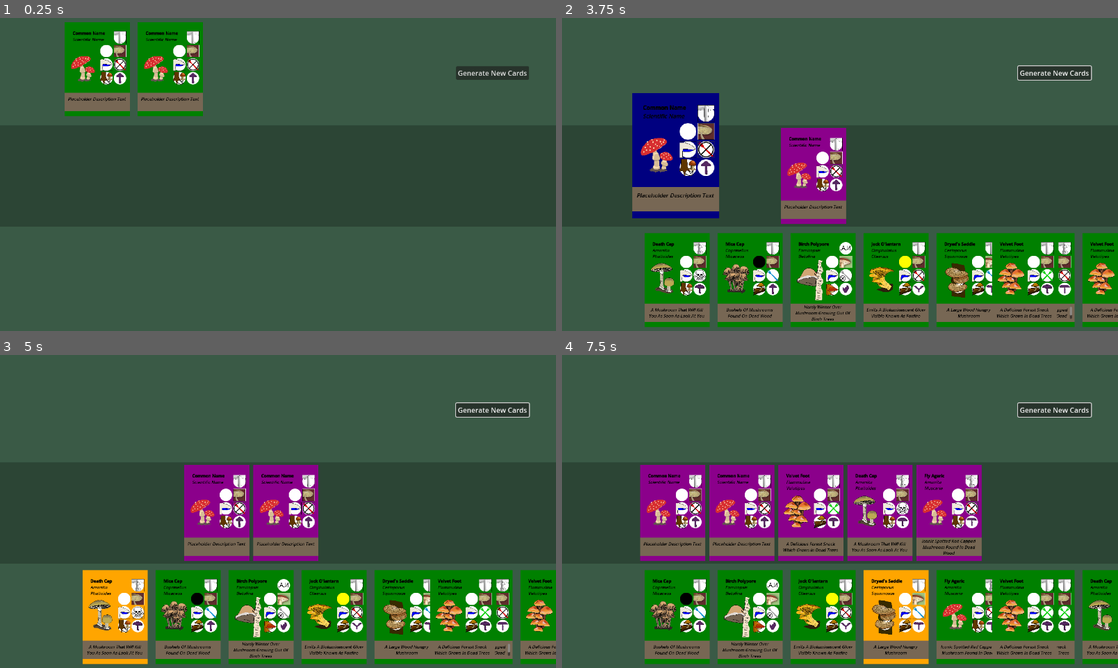
Above: before the commit, frames 1-4 (two rows, left to right).
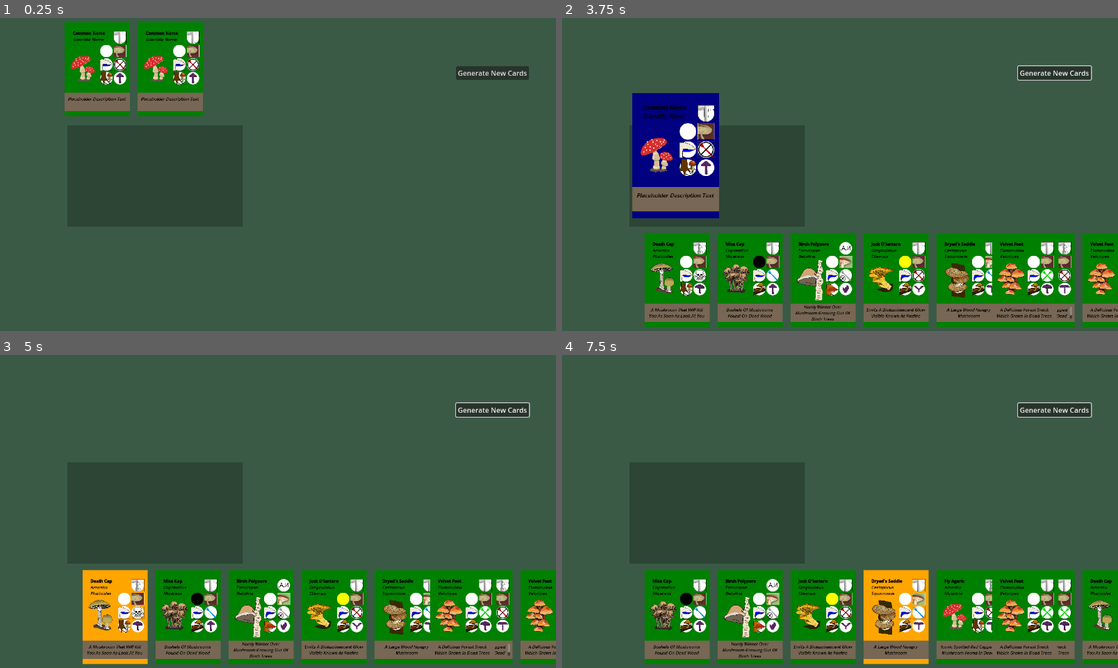
Above: after the commit, the same moments.

Repository: cyschneck/enoki-dokie
Game: Godot game, scene res://scenes/main.tscn
Two runs of this game, one before a commit and one after it. Both use one fixed random seed, a clock stepped at 60 frames per second and the inputs below.
Inputs (mouse positions are in pixels of both pictures, inside the frame that each line leads up to):
- Up to frame 1 (0.25 s): no input
- Up to frame 2 (3.75 s): click "Generate New Cards" at 0.5 s; click "Generate New Cards" at 1.25 s; click "Generate New Cards" at 2 s; tap Enter at 2.75 s; drag from (662, 68) to (678, 284) at 2.77 s; tap Space at 3.5 s; drag from (662, 68) to (678, 284) at 3.52 s
- Up to frame 3 (5 s): tap Enter at 4.25 s; move the mouse to (116, 617) at 4.27 s; press the mouse at (116, 617) at 4.28 s; right-click (116, 617) at 4.55 s
- Up to frame 4 (7.5 s): release the mouse at (678, 617) at 5 s; tap Space at 5, 6.5 s; drag from (751, 617) to (967, 621) at 5.02 s; tap Enter at 5.75 s; drag from (751, 617) to (1040, 621) at 5.77 s; drag from (823, 617) to (1040, 621) at 6.52 s; move the mouse to (895, 617) at 7.27 s; press the mouse at (895, 617) at 7.28 s

The runs differ from the first frame. In frame 2, 3.6% of the frame differs, in the area x 39-52%, y 35-66%; in frame 3, 7.2%; in frame 4, 18%, in the area x 14-76%, y 35-66%.

Commit message:
shrink slot bar to single box

Diff:
--- a/enoki-dokie/scenes/main.tscn
+++ b/enoki-dokie/scenes/main.tscn
@@ -8,7 +8,7 @@
 [ext_resource type="Script" uid="uid://54oybusilf0g" path="res://scripts/hand_cards.gd" id="3_dhn5e"]
 
 [sub_resource type="RectangleShape2D" id="RectangleShape2D_7qnnk"]
-size = Vector2(1280, 233)
+size = Vector2(408, 233)
 
 [node name="Main" type="Node2D"]
 
@@ -158,7 +158,9 @@
 anchors_preset = 15
 anchor_right = 1.0
 anchor_bottom = 1.0
+offset_left = 155.0
 offset_top = -83.0
+offset_right = -721.0
 offset_bottom = 150.0
 grow_horizontal = 2
 grow_vertical = 2
@@ -170,9 +172,10 @@
 unique_name_in_owner = true
 layout_mode = 1
 anchors_preset = -1
-anchor_top = -0.154185
-anchor_right = 1.0
-anchor_bottom = 1.43172
+anchor_left = -0.485149
+anchor_top = -0.193133
+anchor_right = 1.19802
+anchor_bottom = 1.45923
 offset_left = 195.0
 offset_top = 42.0
 offset_right = 195.0
@@ -184,11 +187,11 @@
 alignment = 1
 metadata/_edit_use_anchors_ = true
 
-[node name="CardDropArea" type="Area2D" parent="MainCanvas/CardSlot/CardSlotBackground"]
+[node name="CardDropArea1" type="Area2D" parent="MainCanvas/CardSlot/CardSlotBackground"]
 collision_layer = 2
 
-[node name="CollisionShape2D" type="CollisionShape2D" parent="MainCanvas/CardSlot/CardSlotBackground/CardDropArea"]
-position = Vector2(640, 112.5)
+[node name="CollisionShape2D" type="CollisionShape2D" parent="MainCanvas/CardSlot/CardSlotBackground/CardDropArea1"]
+position = Vector2(204, 112.5)
 shape = SubResource("RectangleShape2D_7qnnk")
 
 [node name="TestButton" type="Button" parent="MainCanvas"]
--- a/enoki-dokie/scripts/card_states/card_dragging_state.gd
+++ b/enoki-dokie/scripts/card_states/card_dragging_state.gd
@@ -8,30 +8,33 @@
 	# remove from hand while dragging
 	# reparent to "Card Manager" on dragging
 	var ui_layer := get_tree().get_nodes_in_group("ui_layer")
-	card.reparent(ui_layer[0])
+	card.reparent(ui_layer[0]) # parent to the CardManager during dragging
 
 	card.scale = Vector2(0.8, 0.8)
 	card.color.color = Color.NAVY_BLUE
 
-	# set min time to stay in dragging state
+	# set min time to stay in dragging state to be valid
 	min_drag_time_elapsed = false
 	var threshold_timer := get_tree().create_timer(DRAG_MIN_THRESHOLD, false)
 	threshold_timer.timeout.connect(func(): min_drag_time_elapsed = true)
 
 func on_input(event: InputEvent) -> void:
 	var mouse_motion := event is InputEventMouseMotion # true when mouse is moving
-	var cancel = event.is_action_pressed("right_mouse") # cancel movement with right click
-	var confirm = event.is_action_released("left_mouse") or event.is_action_pressed("left_mouse") # confirm by releasing left mouse
+	# cancel movement with right click
+	var cancel = event.is_action_pressed("right_mouse")
+	# confirm by releasing left mouse
+	var confirm = event.is_action_released("left_mouse") or event.is_action_pressed("left_mouse")
 
 	if mouse_motion:
 		# update global position of card while dragging
 		card.global_position = card.get_global_mouse_position() - card.pivot_offset
 	if cancel:
 		# if dragging is canceled, return to base state
+		var ui_layer := get_tree().get_nodes_in_group("ui_layer")
 		# on cancel, reparent to HandCards
-		var ui_layer := get_tree().get_nodes_in_group("ui_layer")
 		card.reparent(ui_layer[1])
 		transition_requested.emit(self, CardState.State.BASE)
 	if confirm and min_drag_time_elapsed:
+		# on confirm, set to RELEASED state
 		get_viewport().set_input_as_handled()
 		transition_requested.emit(self, CardState.State.RELEASED)
--- a/enoki-dokie/scripts/card_states/card_released_state.gd
+++ b/enoki-dokie/scripts/card_states/card_released_state.gd
@@ -1,27 +1,30 @@
 extends CardState
 
-var card_played: bool
 var max_size_of_card_slot := 2
+var valid_card_played: bool
 
 func enter() -> void:
-	card_played = false # card not yet played
+	valid_card_played = false # card not yet played
 
 	var ui_layer := get_tree().get_nodes_in_group("ui_layer")
 
-	if not card.targets.is_empty() and not ui_layer[2].get_child_count() < max_size_of_card_slot:
-		# contains a valid target
-		card_played = true # card played on a valid release spot
+	# contains a valid target
+	if not card.targets.is_empty() and ui_layer[2].get_child_count() < max_size_of_card_slot:
+		valid_card_played = true # card played on a valid release spot
 	else:
-		card_played = false
+		valid_card_played = false
 
 func on_input(_event: InputEvent) -> void:
 	var ui_layer := get_tree().get_nodes_in_group("ui_layer")
 
-	if not card_played:
+	if valid_card_played:
+		# valid placement for card
+		card.color.color = Color.DARK_MAGENTA
 		# reparent to "CardSlots" on release
-		card.color.color = Color.DARK_MAGENTA
 		card.reparent(ui_layer[2])
 	else:
+		# invalid placement for card
 		# if card is not played or if CardSlot is full
+		# reparent to HAND
 		card.reparent(ui_layer[1])
 		transition_requested.emit(self, CardState.State.BASE)
